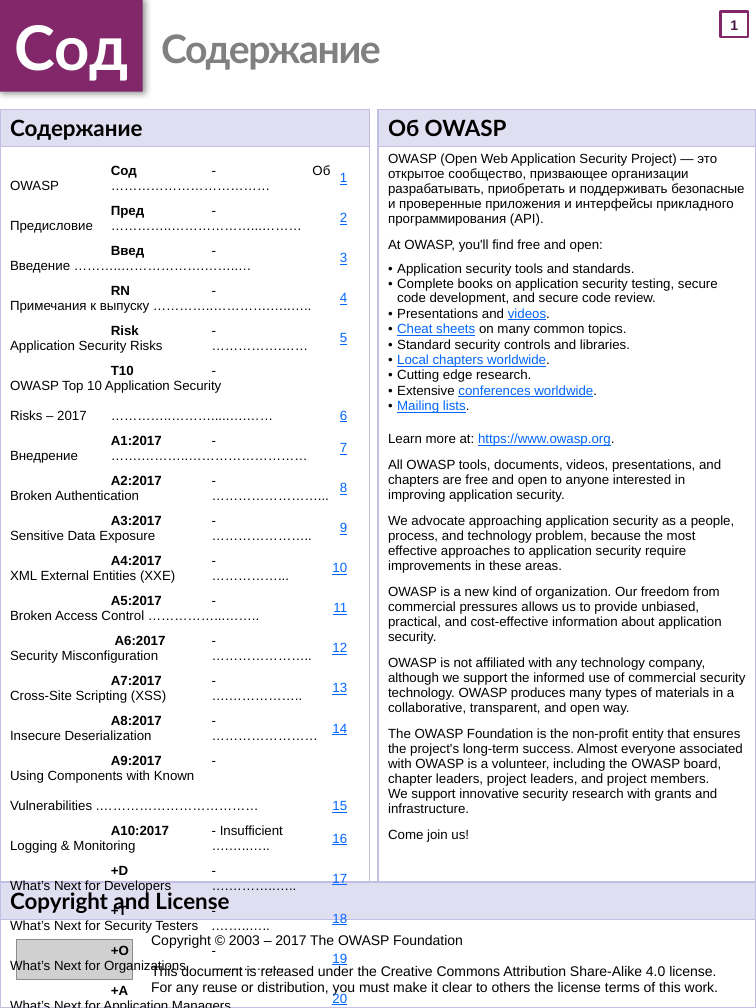
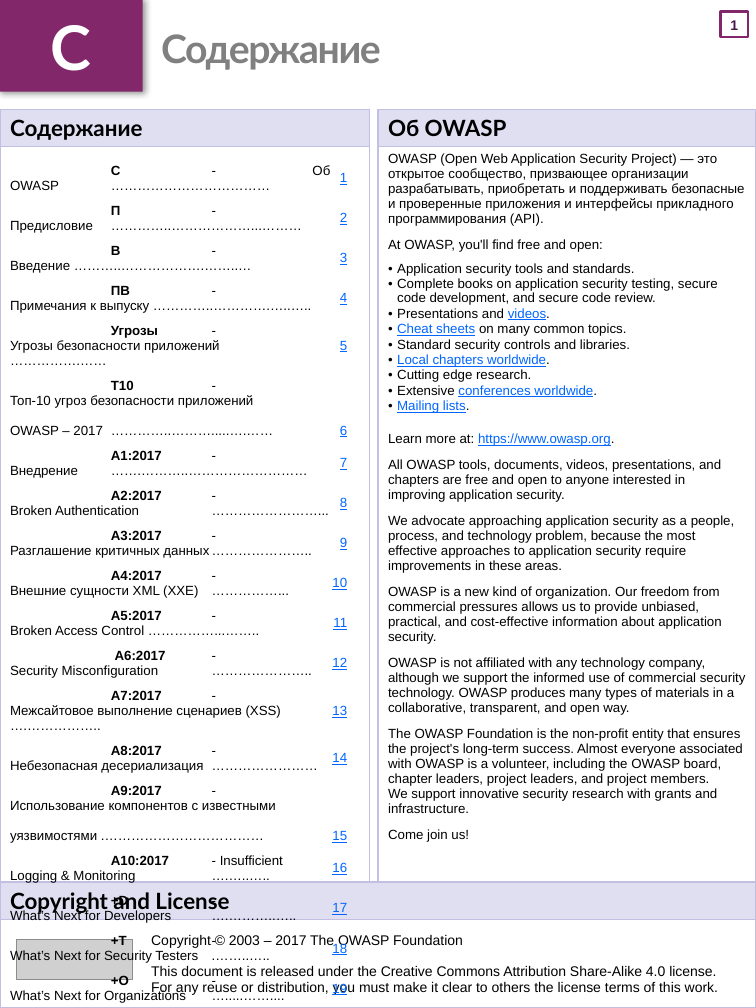
Before and after one commit to OWASP/Top10, a slide deck: slide 2 of 2017/OWASP Top 10-2017 (ru).pptx. Drawn at 756x1008 pixels with LibreOffice and Linux fonts; fonts in the diff are those of the drawing; grey boxes stand for pictures. Boxes give left, top, right and bottom in pixels: in the first picture for what was removed or moved away, otherwise in the second. Text is boxed around its words. In the diff, an @@ line names an element or a change of style, - is before the commit and + after.

Commit message:
updated version

```diff
--- a/2017/OWASP Top 10-2017 (ru).pptx
+++ b/2017/OWASP Top 10-2017 (ru).pptx
@@ text at bbox=[51, 25, 92, 71]: text changed @@
-Сод
+С
@@ table at bbox=[0, 158, 373, 1007] @@
-row 1, column 1: Сод - Об OWASP ………………………………
+row 1, column 1: С - Об OWASP ………………………………
-row 2, column 1: Пред - Предисловие …………..………………...………
+row 2, column 1: П - Предисловие …………..………………...………
-row 3, column 1: Введ - Введение ………..……………….……..…
+row 3, column 1: В - Введение ………..……………….……..…
-row 4, column 1: RN - Примечания к выпуску …………..………….…..…..
+row 4, column 1: ПВ - Примечания к выпуску …………..………….…..…..
-row 5, column 1: Risk - Application Security Risks …………….……
+row 5, column 1: Угрозы - Угрозы безопасности приложений …………….……
-row 6, column 1: T10 - OWASP Top 10 Application Security Risks – 2017 …………..……….....….……
+row 6, column 1: Т10 - Топ-10 угроз безопасности приложений OWASP – 2017 …………..……….....….……
-row 9, column 1: A3:2017 - Sensitive Data Exposure …………………..
+row 9, column 1: A3:2017 - Разглашение критичных данных …………………..
-row 10, column 1: A4:2017 - XML External Entities (XXE) ……………...
+row 10, column 1: A4:2017 - Внешние сущности XML (XXE) ……………...
-row 13, column 1: A7:2017 - Cross-Site Scripting (XSS) ….……………..
+row 13, column 1: A7:2017 - Межсайтовое выполнение сценариев (XSS) ….……………..
-row 14, column 1: A8:2017 - Insecure Deserialization ……………………
+row 14, column 1: A8:2017 - Небезопасная десериализация ……………………
-row 15, column 1: A9:2017 - Using Components with Known Vulnerabilities .………………………………
+row 15, column 1: A9:2017 - Использование компонентов с известными уязвимостями .………………………………
```
